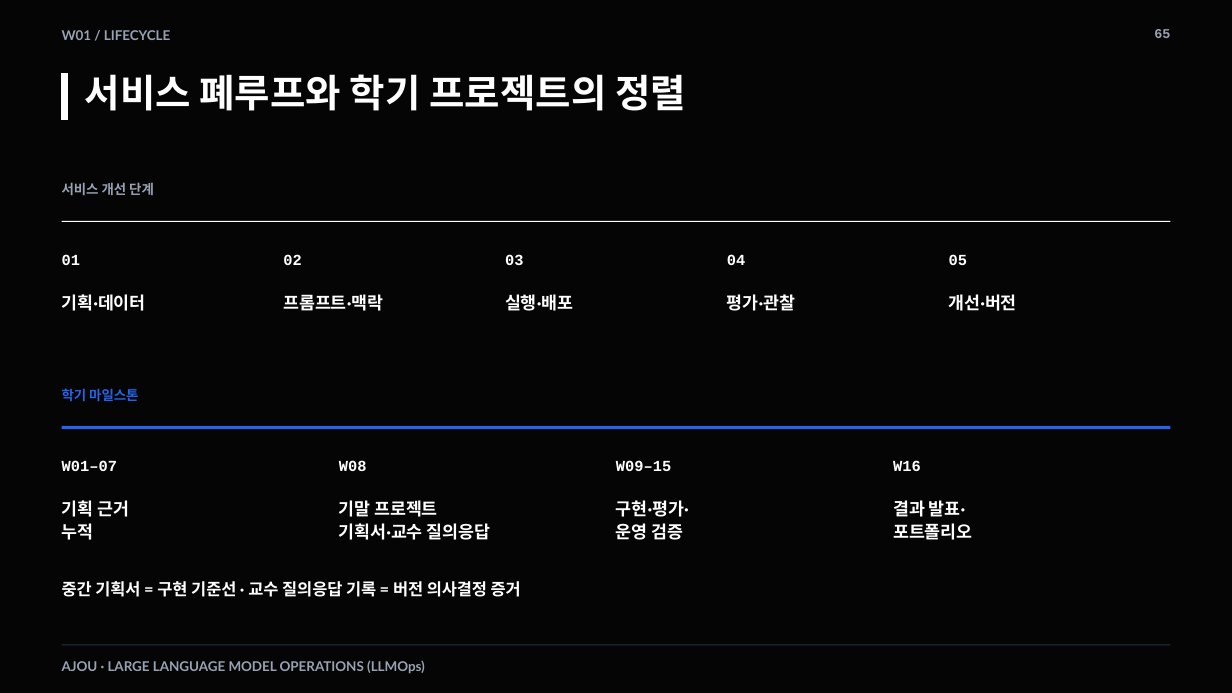
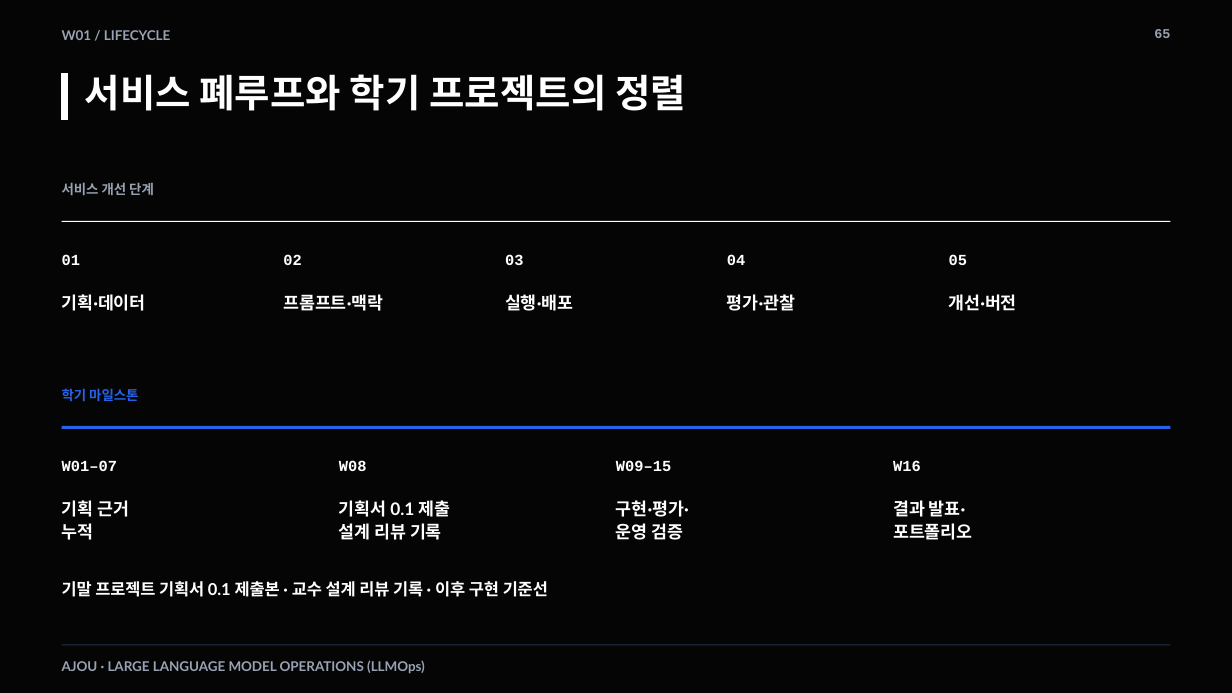
Before and after one commit to smilesjcha/llmops-16week, a slide deck: slide 65 of week01/lecture/01_week1_llmops_kickoff.pptx. Drawn at 1232x693 pixels with LibreOffice and Linux fonts; fonts in the diff are those of the drawing. Boxes give left, top, right and bottom in pixels: in the first picture for what was removed or moved away, otherwise in the second. Text is boxed around its words. In the diff, an @@ line names an element or a change of style, - is before the commit and + after.

```diff
--- a/week01/lecture/01_week1_llmops_kickoff.pptx
+++ b/week01/lecture/01_week1_llmops_kickoff.pptx
@@ text at [339, 500, 451, 540]: text changed @@
-기말 프로젝트
-기획서·교수 질의응답
+기획서 0.1 제출
+설계 리뷰 기록
@@ text at [62, 581, 548, 597]: text changed @@
-중간 기획서 = 구현 기준선 · 교수 질의응답 기록 = 버전 의사결정 증거
+기말 프로젝트 기획서 0.1 제출본 · 교수 설계 리뷰 기록 · 이후 구현 기준선
```
Also in this commit, not shown: 12 other slides changed, 3 slides added, 3 slides removed, 16 other files.
